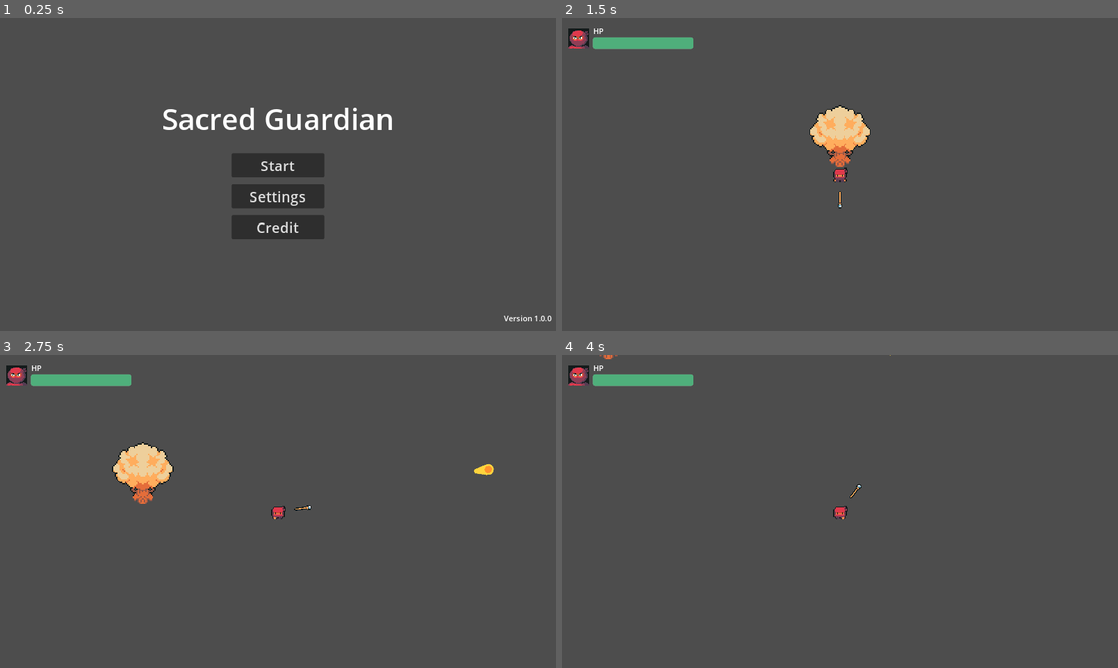
Above: before the commit, frames 1-4 (two rows, left to right).
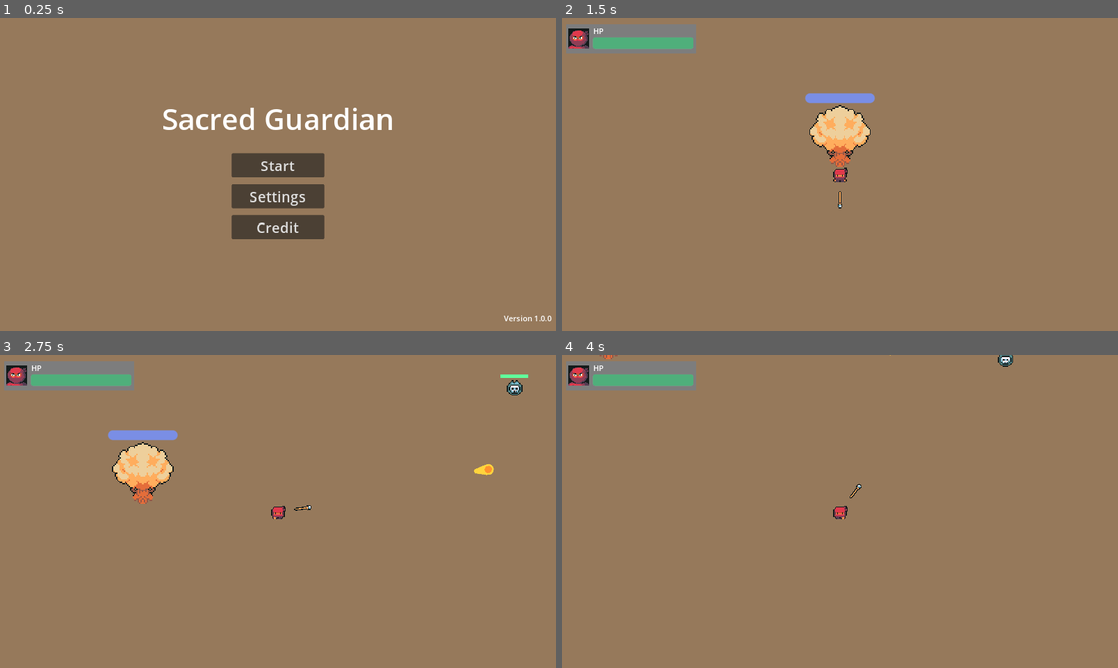
Above: after the commit, the same moments.

Repository: shafiq1rwan/sacred-guardian
Game: Godot game, scene res://games/main_menu.tscn
The game is run twice, just before and just after one commit, with the same random seed, the same clock (stepped at 60 frames per second) and the same inputs.
Inputs (mouse positions are in pixels of both pictures, inside the frame that each line leads up to):
- Up to frame 1 (0.25 s): no input
- Up to frame 2 (1.5 s): click "Start" at 0.5 s; click "Play" at 1.25 s
- Up to frame 3 (2.75 s): tap Enter at 2 s; move the mouse to (400, 495) at 2.02 s; hold D (right) from 2.03 s (still down); click (400, 495) at 2.1 s
- Up to frame 4 (4 s): move the mouse to (728, 527) at 2.77 s; release D (right) at 2.78 s; hold S (down) 2.78-3.53 s; click (728, 527) at 2.85 s; move the mouse to (895, 442) at 3.52 s; hold D (right) from 3.53 s (still down); click (895, 442) at 3.6 s

The runs differ from the first frame. In frame 1, 99% of the frame differs, in the area x 0-100%, y 0-100%; in frame 2, 98%; in frame 3, 98%; in frame 4, 99%.

Commit message:
Add Enemy and Simple Wave

Diff:
--- /dev/null
+++ b/games/ancient_tree.gd
@@ -0,0 +1,8 @@
+extends StaticBody2D
+
+var HP = 100.00
+@onready var tree_hp = $TreeHP
+
+# Called when the node enters the scene tree for the first time.
+func _ready():
+	tree_hp.value = HP
--- a/games/ancient_tree.tscn
+++ b/games/ancient_tree.tscn
@@ -1,6 +1,7 @@
-[gd_scene load_steps=5 format=3 uid="uid://bh7jdahdwknic"]
+[gd_scene load_steps=8 format=3 uid="uid://bh7jdahdwknic"]
 
 [ext_resource type="Texture2D" uid="uid://uqu3yj668wrs" path="res://assets/temporary/TilesetNature.png" id="1_6r7du"]
+[ext_resource type="Script" path="res://games/ancient_tree.gd" id="1_ybnum"]
 
 [sub_resource type="AtlasTexture" id="AtlasTexture_7wugn"]
 atlas = ExtResource("1_6r7du")
@@ -20,7 +21,22 @@
 [sub_resource type="CircleShape2D" id="CircleShape2D_n0g84"]
 radius = 11.0
 
+[sub_resource type="StyleBoxFlat" id="StyleBoxFlat_ysglt"]
+bg_color = Color(0.6, 0.6, 0.6, 0.294118)
+corner_radius_top_left = 5
+corner_radius_top_right = 5
+corner_radius_bottom_right = 5
+corner_radius_bottom_left = 5
+
+[sub_resource type="StyleBoxFlat" id="StyleBoxFlat_egmbw"]
+bg_color = Color(0.451605, 0.5663, 1, 0.819608)
+corner_radius_top_left = 5
+corner_radius_top_right = 5
+corner_radius_bottom_right = 5
+corner_radius_bottom_left = 5
+
 [node name="AncientTree" type="StaticBody2D"]
+script = ExtResource("1_ybnum")
 
 [node name="AnimatedSprite2D" type="AnimatedSprite2D" parent="."]
 position = Vector2(4.76837e-07, -8)
@@ -30,3 +46,12 @@
 [node name="CollisionShape2D" type="CollisionShape2D" parent="."]
 position = Vector2(0, 14)
 shape = SubResource("CircleShape2D_n0g84")
+
+[node name="TreeHP" type="ProgressBar" parent="."]
+offset_left = -36.0
+offset_top = -52.0
+offset_right = 36.0
+offset_bottom = -42.0
+theme_override_styles/background = SubResource("StyleBoxFlat_ysglt")
+theme_override_styles/fill = SubResource("StyleBoxFlat_egmbw")
+show_percentage = false
--- a/games/bullet.gd
+++ b/games/bullet.gd
@@ -3,14 +3,15 @@
 var TRAVELLED_DISTANCE = 0
 
 func _physics_process(delta):
-	const RANGE = 1200
-	const SPEED = 500
 	var direction = Vector2.RIGHT.rotated(rotation)
-	position += direction * SPEED * delta
+	position += direction * GameManager.SHOOTING_SPEED_PLAYER * delta
 
-	TRAVELLED_DISTANCE += SPEED * delta
-	if TRAVELLED_DISTANCE > RANGE:
+	TRAVELLED_DISTANCE += GameManager.SHOOTING_SPEED_PLAYER * delta
+	if TRAVELLED_DISTANCE > GameManager.BULLET_RANGE:
 		queue_free()
 
-func _on_body_entered(_body):
+func _on_body_entered(body):
 	queue_free()
+
+	if body.has_method("take_damage"):
+		body.take_damage()
--- a/games/game.gd
+++ b/games/game.gd
@@ -7,6 +7,24 @@
 func _process(_delta):
 	if Input.is_action_just_pressed("pause"):
 		pause_menu.visible = true
+		Engine.time_scale = 0
+		GameManager.IS_PAUSED = true
 
 func _on_resume_button_pressed():
 	pause_menu.visible = false
+	Engine.time_scale = 1
+	GameManager.IS_PAUSED = false
+
+func _on_lobby_button_pressed():
+	get_tree().change_scene_to_file("res://games/lobby.tscn")
+
+func _on_timer_timeout():
+	if GameManager.TOTAL_MOB_ONSTAGE <= GameManager.TOTAL_MINIMUM_MOB:
+		spawnMob()
+
+func spawnMob():
+	var spawnMOB = preload("res://games/skull_blue.tscn").instantiate()
+	%PathFollow2D.progress_ratio = randf()
+	spawnMOB.global_position = %PathFollow2D.global_position
+	add_child(spawnMOB)
+	GameManager.TOTAL_MOB_ONSTAGE += 1
--- a/games/game.tscn
+++ b/games/game.tscn
@@ -1,8 +1,17 @@
-[gd_scene load_steps=4 format=3 uid="uid://bocp8qvswpmwp"]
+[gd_scene load_steps=6 format=3 uid="uid://bocp8qvswpmwp"]
 
 [ext_resource type="Script" path="res://games/game.gd" id="1_ryaub"]
 [ext_resource type="PackedScene" uid="uid://dlffb5c3kdiei" path="res://games/player.tscn" id="2_7mv5o"]
 [ext_resource type="PackedScene" uid="uid://bh7jdahdwknic" path="res://games/ancient_tree.tscn" id="3_xq44r"]
+
+[sub_resource type="RectangleShape2D" id="RectangleShape2D_q7bas"]
+size = Vector2(33.5, 1040)
+
+[sub_resource type="Curve2D" id="Curve2D_d6ash"]
+_data = {
+"points": PackedVector2Array(0, 0, 0, 0, 152.07, 96, 0, 0, 0, 0, 846.609, 96, 0, 0, 0, 0, 846.609, 336, 0, 0, 0, 0, 846.609, 552, 0, 0, 0, 0, 152.07, 552, 0, 0, 0, 0, 152.07, 320, 0, 0, 0, 0, 152.07, 96)
+}
+point_count = 7
 
 [node name="Game" type="Node2D"]
 y_sort_enabled = true
@@ -18,7 +27,7 @@
 anchor_bottom = 1.0
 grow_horizontal = 2
 grow_vertical = 2
-color = Color(0.473976, 0.473976, 0.473976, 1)
+color = Color(0.377919, 0.377919, 0.377919, 0.568627)
 
 [node name="PausedLabel" type="Label" parent="PauseMenu"]
 anchors_preset = 8
@@ -26,10 +35,10 @@
 anchor_top = 0.5
 anchor_right = 0.5
 anchor_bottom = 0.5
-offset_left = -20.0
-offset_top = -11.5
-offset_right = 20.0
-offset_bottom = 11.5
+offset_left = -105.5
+offset_top = -164.0
+offset_right = 105.5
+offset_bottom = -81.0
 grow_horizontal = 2
 grow_vertical = 2
 theme_override_font_sizes/font_size = 60
@@ -42,9 +51,9 @@
 anchor_right = 0.5
 anchor_bottom = 0.5
 offset_left = -88.0
-offset_top = 36.0
+offset_top = -60.0
 offset_right = 88.0
-offset_bottom = 86.0
+offset_bottom = -10.0
 grow_horizontal = 2
 grow_vertical = 2
 theme_override_font_sizes/font_size = 30
@@ -57,62 +66,13 @@
 anchor_right = 0.5
 anchor_bottom = 0.5
 offset_left = -88.0
-offset_top = 91.0
+offset_top = -5.0
 offset_right = 88.0
-offset_bottom = 141.0
+offset_bottom = 45.0
 grow_horizontal = 2
 grow_vertical = 2
 theme_override_font_sizes/font_size = 30
 text = "Lobby"
-
-[node name="ExitButton" type="Button" parent="PauseMenu"]
-anchors_preset = 8
-anchor_left = 0.5
-anchor_top = 0.5
-anchor_right = 0.5
-anchor_bottom = 0.5
-offset_left = -88.0
-offset_top = 148.0
-offset_right = 88.0
-offset_bottom = 198.0
-grow_horizontal = 2
-grow_vertical = 2
-theme_override_font_sizes/font_size = 30
-text = "Exit"
-
-[node name="TemporaryMenu" type="CanvasLayer" parent="."]
-visible = false
-
-[node name="Label" type="Label" parent="TemporaryMenu"]
-anchors_preset = 8
-anchor_left = 0.5
-anchor_top = 0.5
-anchor_right = 0.5
-anchor_bottom = 0.5
-offset_left = -20.0
-offset_top = -11.5
-offset_right = 20.0
-offset_bottom = 11.5
-grow_horizontal = 2
-grow_vertical = 2
-theme_override_font_sizes/font_size = 60
-text = "Coming Soon"
-
-[node name="BacktoLobby" type="Button" parent="TemporaryMenu"]
-anchors_preset = 8
-anchor_left = 0.5
-anchor_top = 0.5
-anchor_right = 0.5
-anchor_bottom = 0.5
-offset_left = -64.0
-offset_top = 60.0
-offset_right = 64.0
-offset_bottom = 91.0
-grow_horizontal = 2
-grow_vertical = 2
-theme_override_font_sizes/font_size = 30
-text = "Back To Lobby
-"
 
 [node name="Player" parent="." instance=ExtResource("2_7mv5o")]
 position = Vector2(568, 320)
@@ -120,5 +80,47 @@
 [node name="AncientTree" parent="." instance=ExtResource("3_xq44r")]
 position = Vector2(568, 288)
 
+[node name="WallBoundary" type="Node2D" parent="."]
+
+[node name="Wall" type="StaticBody2D" parent="WallBoundary"]
+
+[node name="CollisionShape2D" type="CollisionShape2D" parent="WallBoundary/Wall"]
+position = Vector2(56, 336)
+shape = SubResource("RectangleShape2D_q7bas")
+
+[node name="Wall2" type="StaticBody2D" parent="WallBoundary"]
+
+[node name="CollisionShape2D" type="CollisionShape2D" parent="WallBoundary/Wall2"]
+position = Vector2(1080, 344)
+shape = SubResource("RectangleShape2D_q7bas")
+
+[node name="Wall3" type="StaticBody2D" parent="WallBoundary"]
+
+[node name="CollisionShape2D" type="CollisionShape2D" parent="WallBoundary/Wall3"]
+position = Vector2(552, 16)
+rotation = 1.5708
+shape = SubResource("RectangleShape2D_q7bas")
+
+[node name="Wall4" type="StaticBody2D" parent="WallBoundary"]
+
+[node name="CollisionShape2D" type="CollisionShape2D" parent="WallBoundary/Wall4"]
+position = Vector2(568, 632)
+rotation = 1.5708
+shape = SubResource("RectangleShape2D_q7bas")
+
+[node name="RandomSpawn" type="Path2D" parent="."]
+position = Vector2(-22.1667, 0)
+scale = Vector2(1.19792, 1)
+curve = SubResource("Curve2D_d6ash")
+
+[node name="PathFollow2D" type="PathFollow2D" parent="RandomSpawn"]
+unique_name_in_owner = true
+position = Vector2(152.07, 96)
+
+[node name="Timer" type="Timer" parent="."]
+wait_time = 0.3
+autostart = true
+
 [connection signal="pressed" from="PauseMenu/ResumeButton" to="." method="_on_resume_button_pressed"]
-[connection signal="pressed" from="TemporaryMenu/BacktoLobby" to="." method="_on_backto_lobby_pressed"]
+[connection signal="pressed" from="PauseMenu/LobbyButton" to="." method="_on_lobby_button_pressed"]
+[connection signal="timeout" from="Timer" to="." method="_on_timer_timeout"]
--- a/games/game_manager.gd
+++ b/games/game_manager.gd
@@ -9,3 +9,6 @@
 var TOTAL_MOB_ONSTAGE = 0
 var TOTAL_DEFEATED_MONSTER = 0
 var TOTAL_SCORE = 0
+var IS_PAUSED = false
+var SHOOTING_SPEED_PLAYER = 500
+var BULLET_RANGE = 800
--- a/games/pistol.gd
+++ b/games/pistol.gd
@@ -3,7 +3,7 @@
 func _physics_process(_delta):
 	look_at(get_global_mouse_position())
 
-	if Input.is_action_just_pressed("shoot"):
+	if Input.is_action_just_pressed("shoot") && GameManager.IS_PAUSED == false:
 		shoot()
 
 func shoot():
--- a/games/player.tscn
+++ b/games/player.tscn
@@ -85,8 +85,17 @@
 zoom = Vector2(2, 2)
 
 [node name="Pistol" parent="." instance=ExtResource("4_vd7fe")]
+collision_layer = 1
+collision_mask = 0
 
 [node name="HUD" type="CanvasLayer" parent="."]
+
+[node name="ColorRect" type="ColorRect" parent="HUD"]
+offset_left = 8.0
+offset_top = 13.0
+offset_right = 278.0
+offset_bottom = 73.0
+color = Color(0.489622, 0.489622, 0.489622, 1)
 
 [node name="Faceset" type="Sprite2D" parent="HUD"]
 position = Vector2(34.5, 42.5)
--- /dev/null
+++ b/games/skull_attack.gd
@@ -0,0 +1,13 @@
+extends Area2D
+
+var TRAVELLED_DISTANCE = 0
+
+func _physics_process(delta):
+	const RANGE = 1200
+	const SPEED = 500
+	var direction = Vector2.RIGHT.rotated(rotation)
+	position += direction * SPEED * delta
+
+	TRAVELLED_DISTANCE += SPEED * delta
+	if TRAVELLED_DISTANCE > RANGE:
+		queue_free()
--- /dev/null
+++ b/games/skull_attack.tscn
@@ -0,0 +1,17 @@
+[gd_scene load_steps=4 format=3 uid="uid://do7lkmhk8ewfh"]
+
+[ext_resource type="Script" path="res://games/skull_attack.gd" id="1_3vtjs"]
+[ext_resource type="Texture2D" uid="uid://cmdrvkb1iuy6t" path="res://assets/pistol/enemy_projectile.png" id="1_kmhv6"]
+
+[sub_resource type="CircleShape2D" id="CircleShape2D_2ugtj"]
+radius = 3.0
+
+[node name="SkullAttack" type="Area2D"]
+script = ExtResource("1_3vtjs")
+
+[node name="EnemyProjectile" type="Sprite2D" parent="."]
+position = Vector2(-5, 0)
+texture = ExtResource("1_kmhv6")
+
+[node name="CollisionShape2D" type="CollisionShape2D" parent="."]
+shape = SubResource("CircleShape2D_2ugtj")
--- /dev/null
+++ b/games/skull_blue.gd
@@ -0,0 +1,38 @@
+extends CharacterBody2D
+
+@onready var ancient_tree = $"../AncientTree"
+@onready var detection_area = $DetectionArea
+@onready var hp_skull_blue = $HPSkullBlue
+
+var SPEED_MOB = 3000.0
+var HP = 5
+
+func _ready():
+	hp_skull_blue.value = HP
+
+func _physics_process(delta):
+	var direction = global_position.direction_to(ancient_tree.global_position)
+	velocity = direction * SPEED_MOB * delta
+	move_and_slide()
+
+func _on_detection_area_body_entered(body):
+	SPEED_MOB = 0.0
+	#if(body.name == "Player"):
+		#shoot()
+
+func _on_detection_area_body_exited(body):
+	SPEED_MOB = 3000.00
+
+func take_damage():
+	HP -= 1
+	hp_skull_blue.value = HP
+
+	if(HP == 0):
+		queue_free()
+
+func shoot():
+	const BULLETMOB = preload("res://games/skull_attack.tscn")
+	var new_bullet = BULLETMOB.instantiate()
+	new_bullet.global_position = $ShootingPointMob.global_position
+	#new_bullet.global_rotation = $ShootingPointMob.global_rotation
+	$ShootingPointMob.add_child(new_bullet)
--- /dev/null
+++ b/games/skull_blue.gdshader
@@ -0,0 +1,14 @@
+shader_type canvas_item;
+
+void vertex() {
+	// Called for every vertex the material is visible on.
+}
+
+void fragment() {
+	// Called for every pixel the material is visible on.
+}
+
+//void light() {
+	// Called for every pixel for every light affecting the CanvasItem.
+	// Uncomment to replace the default light processing function with this one.
+//}
--- /dev/null
+++ b/games/skull_blue.tres
@@ -0,0 +1,11 @@
+[gd_resource type="VisualShader" format=3 uid="uid://bnuea1udhqxet"]
+
+[resource]
+code = "shader_type canvas_item;
+render_mode blend_mix;
+
+
+
+"
+mode = 1
+flags/light_only = false
--- /dev/null
+++ b/games/skull_blue.tscn
@@ -0,0 +1,85 @@
+[gd_scene load_steps=12 format=3 uid="uid://dyenx4sgxixe6"]
+
+[ext_resource type="Texture2D" uid="uid://dnmwsuglymwuv" path="res://assets/temporary/SkullBlue/SpriteSheet.png" id="1_jcxl2"]
+[ext_resource type="Script" path="res://games/skull_blue.gd" id="1_rvtr0"]
+
+[sub_resource type="AtlasTexture" id="AtlasTexture_7jc4l"]
+atlas = ExtResource("1_jcxl2")
+region = Rect2(0, 0, 16, 16)
+
+[sub_resource type="AtlasTexture" id="AtlasTexture_4v6ch"]
+atlas = ExtResource("1_jcxl2")
+region = Rect2(0, 16, 16, 16)
+
+[sub_resource type="AtlasTexture" id="AtlasTexture_klh6g"]
+atlas = ExtResource("1_jcxl2")
+region = Rect2(0, 32, 16, 16)
+
+[sub_resource type="AtlasTexture" id="AtlasTexture_k3mvc"]
+atlas = ExtResource("1_jcxl2")
+region = Rect2(0, 48, 16, 16)
+
+[sub_resource type="SpriteFrames" id="SpriteFrames_c4yge"]
+animations = [{
+"frames": [{
+"duration": 1.0,
+"texture": SubResource("AtlasTexture_7jc4l")
+}, {
+"duration": 1.0,
+"texture": SubResource("AtlasTexture_4v6ch")
+}, {
+"duration": 1.0,
+"texture": SubResource("AtlasTexture_klh6g")
+}, {
+"duration": 1.0,
+"texture": SubResource("AtlasTexture_k3mvc")
+}],
+"loop": true,
+"name": &"default",
+"speed": 7.0
+}]
+
+[sub_resource type="CircleShape2D" id="CircleShape2D_qwh7f"]
+radius = 6.0
+
+[sub_resource type="CircleShape2D" id="CircleShape2D_ldikp"]
+radius = 44.0454
+
+[sub_resource type="StyleBoxFlat" id="StyleBoxFlat_w1k3l"]
+
+[sub_resource type="StyleBoxFlat" id="StyleBoxFlat_gb73p"]
+bg_color = Color(0.378014, 1, 0.609164, 1)
+
+[node name="SkullBlue" type="CharacterBody2D"]
+collision_layer = 2
+collision_mask = 0
+script = ExtResource("1_rvtr0")
+
+[node name="AnimatedSprite2D" type="AnimatedSprite2D" parent="."]
+sprite_frames = SubResource("SpriteFrames_c4yge")
+autoplay = "default"
+frame_progress = 0.109888
+
+[node name="CollisionShape2D" type="CollisionShape2D" parent="."]
+position = Vector2(0, 1)
+shape = SubResource("CircleShape2D_qwh7f")
+
+[node name="DetectionArea" type="Area2D" parent="."]
+
+[node name="CollisionShape2D" type="CollisionShape2D" parent="DetectionArea"]
+shape = SubResource("CircleShape2D_ldikp")
+
+[node name="HPSkullBlue" type="ProgressBar" parent="."]
+offset_left = -15.0
+offset_top = -14.0
+offset_right = 14.0
+offset_bottom = -10.0
+theme_override_styles/background = SubResource("StyleBoxFlat_w1k3l")
+theme_override_styles/fill = SubResource("StyleBoxFlat_gb73p")
+max_value = 5.0
+show_percentage = false
+
+[node name="ShootingPointMob" type="Marker2D" parent="."]
+
+[connection signal="body_entered" from="DetectionArea" to="." method="_on_detection_area_body_entered"]
+[connection signal="body_exited" from="DetectionArea" to="." method="_on_detection_area_body_exited"]
--- a/project.godot
+++ b/project.godot
@@ -16,6 +16,7 @@
 run/main_scene="res://games/main_menu.tscn"
 config/features=PackedStringArray("4.2", "GL Compatibility")
 boot_splash/image="res://assets/splash/square-dark.png"
+boot_splash/use_filter=false
 config/icon="res://icon.svg"
 boot_splash/minimum_display_time=1000
 
@@ -81,3 +82,4 @@
 textures/canvas_textures/default_texture_filter=0
 renderer/rendering_method="gl_compatibility"
 renderer/rendering_method.mobile="gl_compatibility"
+environment/defaults/default_clear_color=Color(0.587404, 0.474604, 0.35655, 1)
Binary file added: assets/temporary/Skull/Faceset.png
Not shown, added: assets/temporary/Skull/Faceset.png.import
Binary file added: assets/temporary/Skull/SpriteSheet.png
Not shown, added: assets/temporary/Skull/SpriteSheet.png.import
Binary file added: assets/temporary/SkullBlue/Faceset.png
Not shown, added: assets/temporary/SkullBlue/Faceset.png.import
Binary file added: assets/temporary/SkullBlue/SpriteSheet.png
Not shown, added: assets/temporary/SkullBlue/SpriteSheet.png.import
Not shown, changed: docs/index.pck
